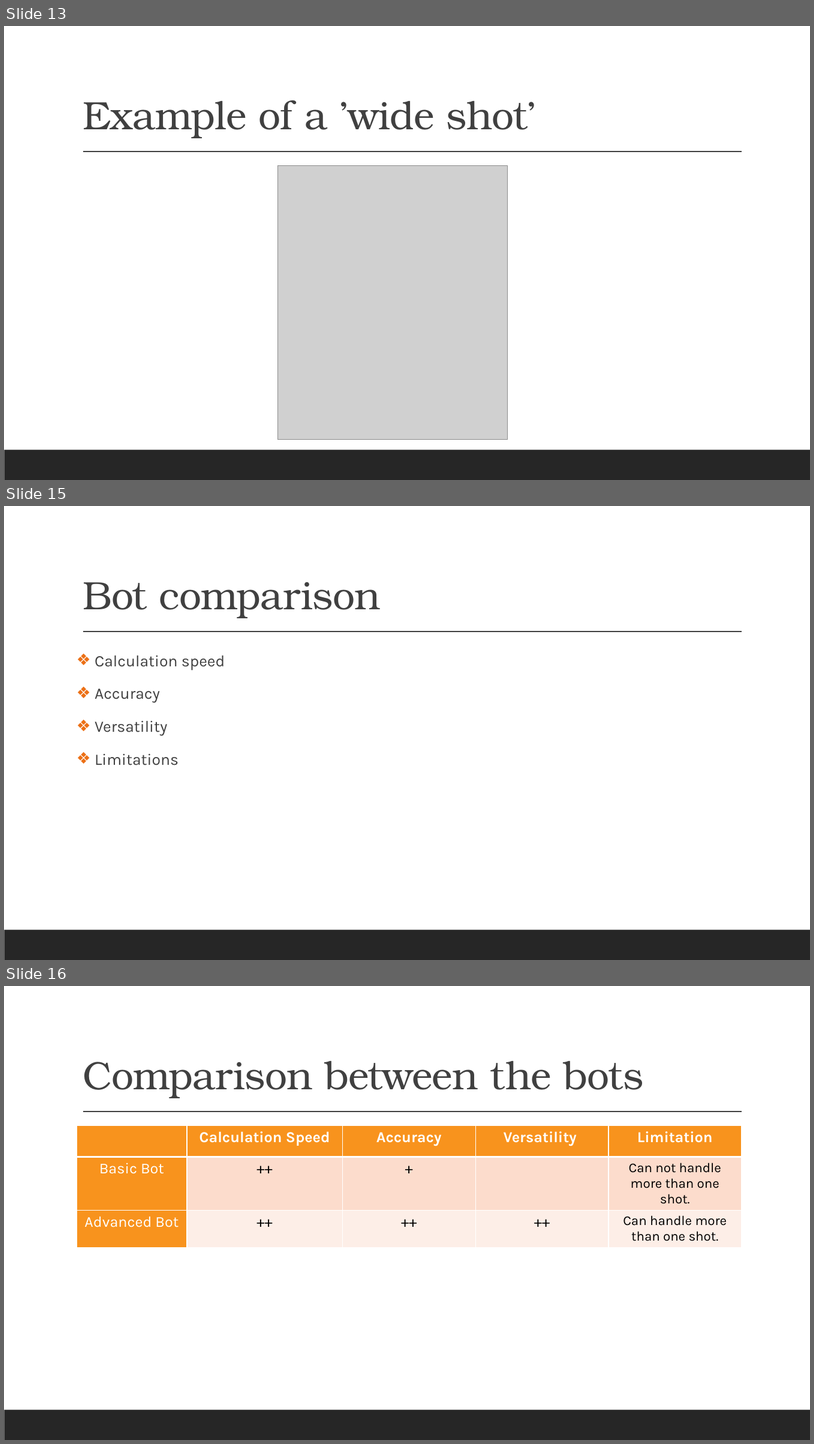
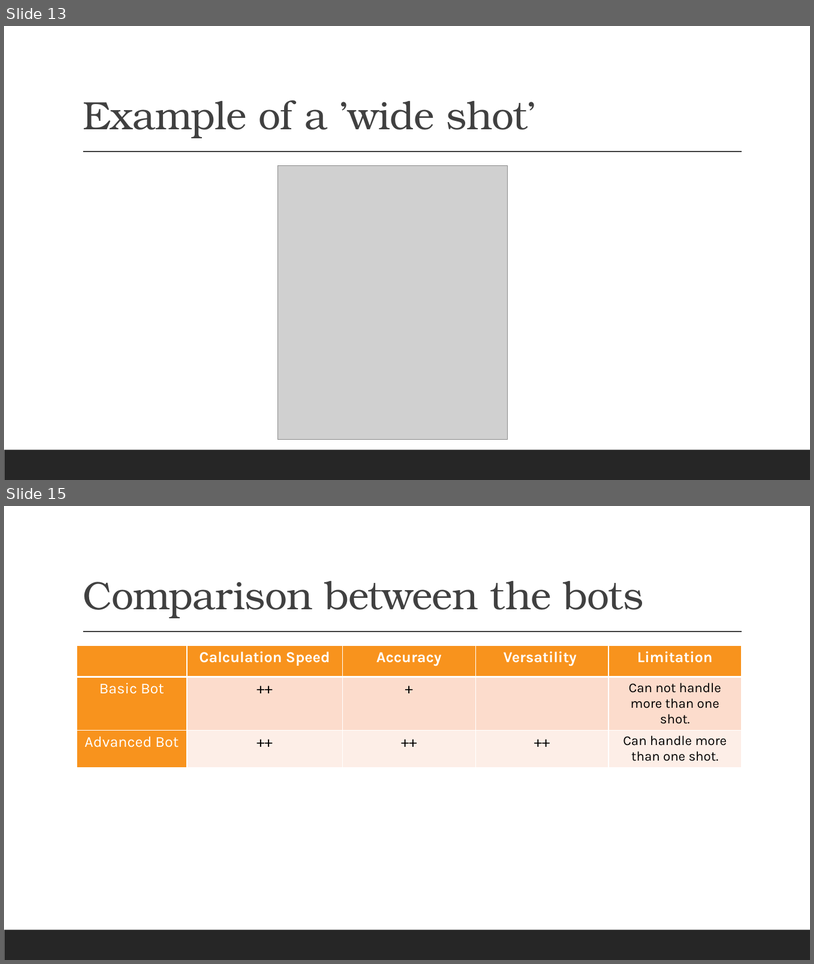
Before and after one commit to renesteeman/Project1-2_Group4, a slide deck: Crazy Putting phase 2.pptx. Shown one above the other, each under a label of ours: slides 13, 15 and 16 before the commit, slides 13 and 15 after it; the slides between them are not shown. The pictures are 814x1444 and 814x964 pixels, drawn with LibreOffice and Linux fonts; fonts in the diff are those of the drawing; grey boxes stand for pictures. Boxes give left, top, right and bottom in pixels: in the first picture for what was removed or moved away, otherwise in the second. Text is boxed around its words. In the diff, an @@ line names an element or a change of style, - is before the commit and + after.

```diff
--- a/Crazy Putting phase 2.pptx
+++ b/Crazy Putting phase 2.pptx
@@ slide 15 removed at <box>4,506,810,960</box>, background #FFFFFF; not listed: 2 template elements that a slide beside it also shows @@
@@ title removed at <box>83,582,381,618</box> @@
-Bot comparison
@@ text removed at <box>95,655,225,765</box> @@
-❖ Calculation speed
-❖ Accuracy
-❖ Versatility
-❖ Limitations
@@ what was slide 16 is now slide 15 @@
```
Also in this commit, not shown: 1 slide changed, 1 slide added, 1 other slide removed, 3 other files.
